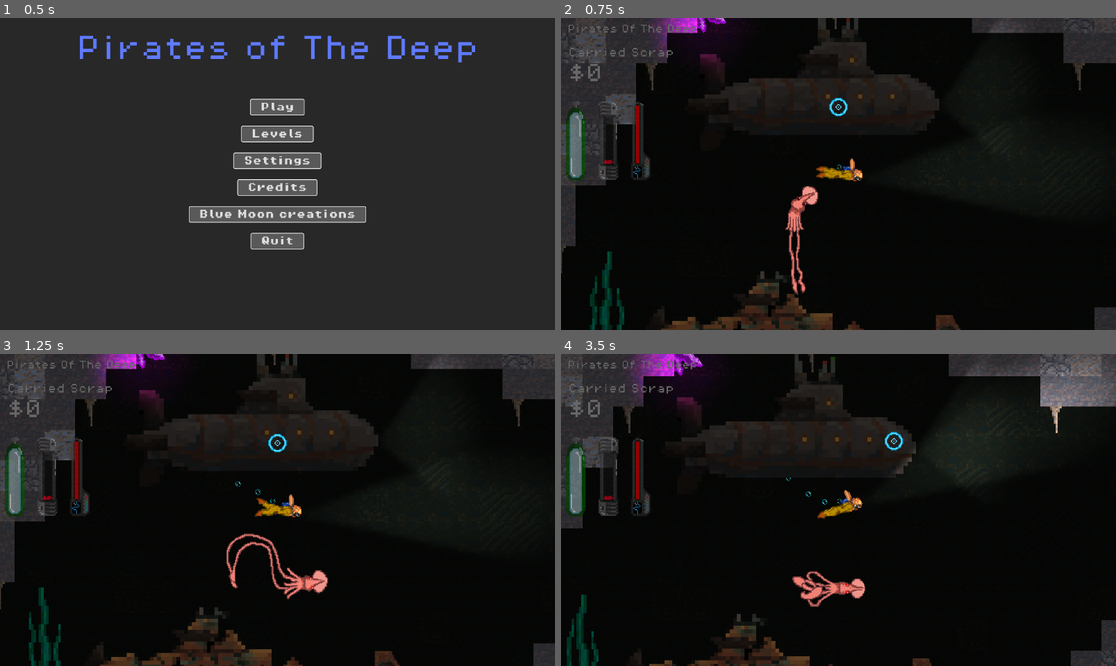
Above: before the commit, frames 1-4 (two rows, left to right).
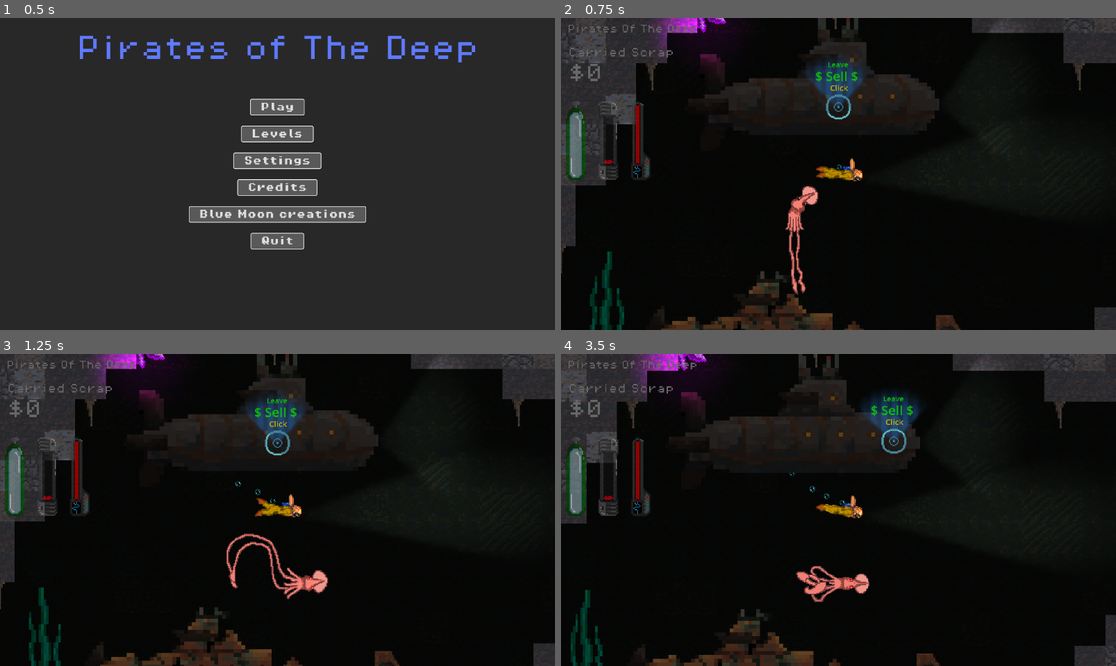
Above: after the commit, the same moments.

Repository: val-XR/GameJamApril2025
Game: Godot game, scene res://Menus/MainMenu/MainMenu.tscn
Two runs of this game, one before a commit and one after it. Both use one fixed random seed, a clock stepped at 60 frames per second and the inputs below.
Inputs (mouse positions are in pixels of both pictures, inside the frame that each line leads up to):
- Up to frame 1 (0.5 s): no input
- Up to frame 2 (0.75 s): click "Play" at 0.5 s
- Up to frame 3 (1.25 s): no input
- Up to frame 4 (3.5 s): move the mouse to (960, 494) at 1.27 s; hold Space (Test) 1.28-2 s; click (960, 494) at 1.42 s; drag from (727, 525) to (960, 494) at 2.02 s; move the mouse to (894, 441) at 2.77 s; hold Space (Test) from 2.78 s (still down); click (894, 441) at 2.92 s

Frame 1 is identical in both runs. In frame 2, 1.2% of the frame differs, in the area x 44-55%, y 12-33%; in frame 3, 1.2%; in frame 4, 9.6%, in the area x 0-100%, y 0-100%.

Commit message:
Oxygen HUD

Diff:
--- a/GlobalPlayer.gd
+++ b/GlobalPlayer.gd
@@ -25,21 +25,21 @@
 
 
 
-@onready var oxygen : float = 100
+@onready var player_oxygen : float = 100
 
-# gives player health
+# gives player oxygen
 func PlayerOxygenGet():
-	return player_health
-	print("Health Value Requested: " + str(player_health))
+	return player_oxygen
+	print("Oxygen Value Requested: " + str(player_oxygen))
 
 
-# change player health
+# change player oxygen
 func PlayerOxygenAdd(amount):
-	player_health += amount
-	print("Health Value Add: " + str(player_health))
+	player_oxygen += amount
+	print("Oxygen Value Add: " + str(player_oxygen))
 
 
-# set player health
+# set player oxygen
 func PlayerOxygenSet(amount):
-	player_health = amount
-	print("Health Value Set: " + str(player_health))
+	player_oxygen = amount
+	print("Oxygen Value Set: " + str(player_oxygen))
--- a/resources_dictionary.gd
+++ b/resources_dictionary.gd
@@ -8,6 +8,7 @@
 	"O2Tank2":      {"display_name": "O2 Tank", "value": "40"},
 	"ScrapPipe2":      {"display_name": "Pipe Scrap", "value": "35"},
 	"ScrapPropeller2":      {"display_name": "Propeller Scrap", "value": "40"},
+	"Submarine":      {"display_name": "Leave", "value": " Sell $"},
 	}
 
 # passes resource dictionary. Call it through ResourcesDictionary.dictionary
--- a/scenes/hud.gd
+++ b/scenes/hud.gd
@@ -7,6 +7,8 @@
 # health bar sprite
 @export var healthbar : AnimatedSprite2D
 
+# oxygen bar sprite
+@export var oxygen_bar : AnimatedSprite2D
 
 # Called every frame. 'delta' is the elapsed time since the previous frame.
 func _process(delta: float) -> void:
@@ -22,16 +24,20 @@
 
 	for node in scrap_list:
 
-		#print(resources_dictionary[node.name]["value"])
-		#print(resources_dictionary[node.name]["display_name"])
 		# add up total value
 		total_value += int(resources_dictionary[node.name]["value"])
 
 	# set label to total value
 	total_value_label.text = "$" + str(total_value)
 
+	# healthbar
+	var health : float = GlobalPlayer.PlayerHealthGet()
+	var health_frame : int = floor(health / 10)
+	healthbar.frame = health_frame
+	#print("Health bar frame set: " + str(frame))
 
-	var health : float = GlobalPlayer.PlayerHealthGet()
-	var frame : int = floor(health / 10)
-	healthbar.frame = frame
-	print("Health bar frame set: " + str(frame))
+	# oxygen bar
+	var oxygen : float = GlobalPlayer.PlayerOxygenGet()
+	var oxygen_frame : int = floor(oxygen / 10)
+	oxygen_bar.frame = oxygen_frame
+	print("Oxygen bar frame set: " + str(oxygen_frame))
--- a/scenes/player.gd
+++ b/scenes/player.gd
@@ -2,11 +2,13 @@
 
 var is_dragging := false
 var health = GlobalPlayer.PlayerHealthGet()
+var oxygen_decrease_rate = 0.01
 
 
 func _ready() -> void:
 	$OxygenTimer.NoAir.connect(No_Air)
 	GlobalPlayer.PlayerHealthSet(100)
+	GlobalPlayer.PlayerOxygenSet(100)
 
 
 func No_Air():
@@ -55,3 +57,8 @@
 		rotation = lerp_angle(rotation, target_angle, delta * 9)  # Smooth turn
 
 		move_and_slide()
+
+		GlobalPlayer.PlayerOxygenAdd(-3 * oxygen_decrease_rate)
+
+	else:
+		GlobalPlayer.PlayerOxygenAdd(-1 * oxygen_decrease_rate)
--- a/scenes/player.tscn
+++ b/scenes/player.tscn
@@ -86,43 +86,43 @@
 
 [sub_resource type="AtlasTexture" id="AtlasTexture_y4r1p"]
 atlas = ExtResource("4_qlg0r")
+region = Rect2(576, 0, 64, 16)
+
+[sub_resource type="AtlasTexture" id="AtlasTexture_d2wvv"]
+atlas = ExtResource("4_qlg0r")
+region = Rect2(512, 0, 64, 16)
+
+[sub_resource type="AtlasTexture" id="AtlasTexture_3v2ag"]
+atlas = ExtResource("4_qlg0r")
+region = Rect2(448, 0, 64, 16)
+
+[sub_resource type="AtlasTexture" id="AtlasTexture_jej6c"]
+atlas = ExtResource("4_qlg0r")
+region = Rect2(384, 0, 64, 16)
+
+[sub_resource type="AtlasTexture" id="AtlasTexture_f1ej7"]
+atlas = ExtResource("4_qlg0r")
+region = Rect2(320, 0, 64, 16)
+
+[sub_resource type="AtlasTexture" id="AtlasTexture_oprun"]
+atlas = ExtResource("4_qlg0r")
+region = Rect2(256, 0, 64, 16)
+
+[sub_resource type="AtlasTexture" id="AtlasTexture_a8ls1"]
+atlas = ExtResource("4_qlg0r")
+region = Rect2(192, 0, 64, 16)
+
+[sub_resource type="AtlasTexture" id="AtlasTexture_qfm1y"]
+atlas = ExtResource("4_qlg0r")
+region = Rect2(128, 0, 64, 16)
+
+[sub_resource type="AtlasTexture" id="AtlasTexture_fulsm"]
+atlas = ExtResource("4_qlg0r")
+region = Rect2(64, 0, 64, 16)
+
+[sub_resource type="AtlasTexture" id="AtlasTexture_4r5pv"]
+atlas = ExtResource("4_qlg0r")
 region = Rect2(0, 0, 64, 16)
-
-[sub_resource type="AtlasTexture" id="AtlasTexture_d2wvv"]
-atlas = ExtResource("4_qlg0r")
-region = Rect2(64, 0, 64, 16)
-
-[sub_resource type="AtlasTexture" id="AtlasTexture_3v2ag"]
-atlas = ExtResource("4_qlg0r")
-region = Rect2(128, 0, 64, 16)
-
-[sub_resource type="AtlasTexture" id="AtlasTexture_jej6c"]
-atlas = ExtResource("4_qlg0r")
-region = Rect2(192, 0, 64, 16)
-
-[sub_resource type="AtlasTexture" id="AtlasTexture_f1ej7"]
-atlas = ExtResource("4_qlg0r")
-region = Rect2(256, 0, 64, 16)
-
-[sub_resource type="AtlasTexture" id="AtlasTexture_oprun"]
-atlas = ExtResource("4_qlg0r")
-region = Rect2(320, 0, 64, 16)
-
-[sub_resource type="AtlasTexture" id="AtlasTexture_a8ls1"]
-atlas = ExtResource("4_qlg0r")
-region = Rect2(384, 0, 64, 16)
-
-[sub_resource type="AtlasTexture" id="AtlasTexture_qfm1y"]
-atlas = ExtResource("4_qlg0r")
-region = Rect2(448, 0, 64, 16)
-
-[sub_resource type="AtlasTexture" id="AtlasTexture_fulsm"]
-atlas = ExtResource("4_qlg0r")
-region = Rect2(512, 0, 64, 16)
-
-[sub_resource type="AtlasTexture" id="AtlasTexture_4r5pv"]
-atlas = ExtResource("4_qlg0r")
-region = Rect2(576, 0, 64, 16)
 
 [sub_resource type="SpriteFrames" id="SpriteFrames_d2wvv"]
 animations = [{
@@ -372,10 +372,11 @@
 wait_time = 0.1
 autostart = true
 
-[node name="HUD" type="CanvasLayer" parent="." node_paths=PackedStringArray("total_value_label", "healthbar")]
+[node name="HUD" type="CanvasLayer" parent="." node_paths=PackedStringArray("total_value_label", "healthbar", "oxygen_bar")]
 script = ExtResource("4_fjrip")
 total_value_label = NodePath("CanvasGroup/VBoxContainer/Total Value")
 healthbar = NodePath("CanvasGroup/VBoxContainer/HBoxContainer/Health AnimatedSprite2D")
+oxygen_bar = NodePath("CanvasGroup/VBoxContainer/HBoxContainer/O2AnimatedSprite2D2")
 
 [node name="CanvasGroup" type="CanvasGroup" parent="HUD"]
 
--- /dev/null
+++ b/scenes/submarine.gd
@@ -0,0 +1,29 @@
+extends Sprite2D
+
+
+# Called when the node enters the scene tree for the first time.
+func _ready() -> void:
+	pass # Replace with function body.
+
+
+
+func _on_button_pressed() -> void:
+	# get list of scrap from gloabl autoload
+	var scrap_list = CollectedScrap.collected_scrap_list()
+
+	# get resources dictionary from gloabl autoload
+	var resources_dictionary = ResourcesDictionary.dictionary()
+
+	# total value
+	var total_value: int = 0
+
+	for node in scrap_list:
+
+		# add up total value
+		total_value += int(resources_dictionary[node.name]["value"])
+
+	# set label to total value
+	if !(total_value > 100):
+		print("Not Enough Collected")
+	else:
+		print("Congrats!")
--- a/scenes/submarine.tscn
+++ b/scenes/submarine.tscn
@@ -1,12 +1,33 @@
-[gd_scene load_steps=3 format=3 uid="uid://xkstenrakr2w"]
+[gd_scene load_steps=5 format=3 uid="uid://xkstenrakr2w"]
 
 [ext_resource type="Texture2D" uid="uid://b45r221mfsnt1" path="res://textures/Decorations/Main_Submarine.png" id="1_r3h5y"]
+[ext_resource type="Script" uid="uid://kcupcuou7ylb" path="res://scenes/submarine.gd" id="2_cjhfg"]
 [ext_resource type="Texture2D" uid="uid://cv8vhcvdenulg" path="res://textures/Lights/light.png" id="2_qvldv"]
 
-[node name="Sprite2D" type="Sprite2D"]
+[sub_resource type="RectangleShape2D" id="RectangleShape2D_r3h5y"]
+size = Vector2(58, 16)
+
+[node name="Submarine" type="Sprite2D"]
 texture = ExtResource("1_r3h5y")
+script = ExtResource("2_cjhfg")
 
 [node name="PointLight2D" type="PointLight2D" parent="."]
 position = Vector2(44, -4)
 rotation = 6.28318
 texture = ExtResource("2_qvldv")
+
+[node name="Button" type="Button" parent="."]
+modulate = Color(1, 1, 1, 0)
+offset_left = -30.0
+offset_top = -11.0
+offset_right = 31.0
+offset_bottom = 5.0
+flat = true
+
+[node name="Area2D" type="Area2D" parent="."]
+
+[node name="CollisionShape2D" type="CollisionShape2D" parent="Area2D"]
+position = Vector2(2, -4)
+shape = SubResource("RectangleShape2D_r3h5y")
+
+[connection signal="pressed" from="Button" to="." method="_on_button_pressed"]
Not shown, added: scenes/submarine.gd.uid
